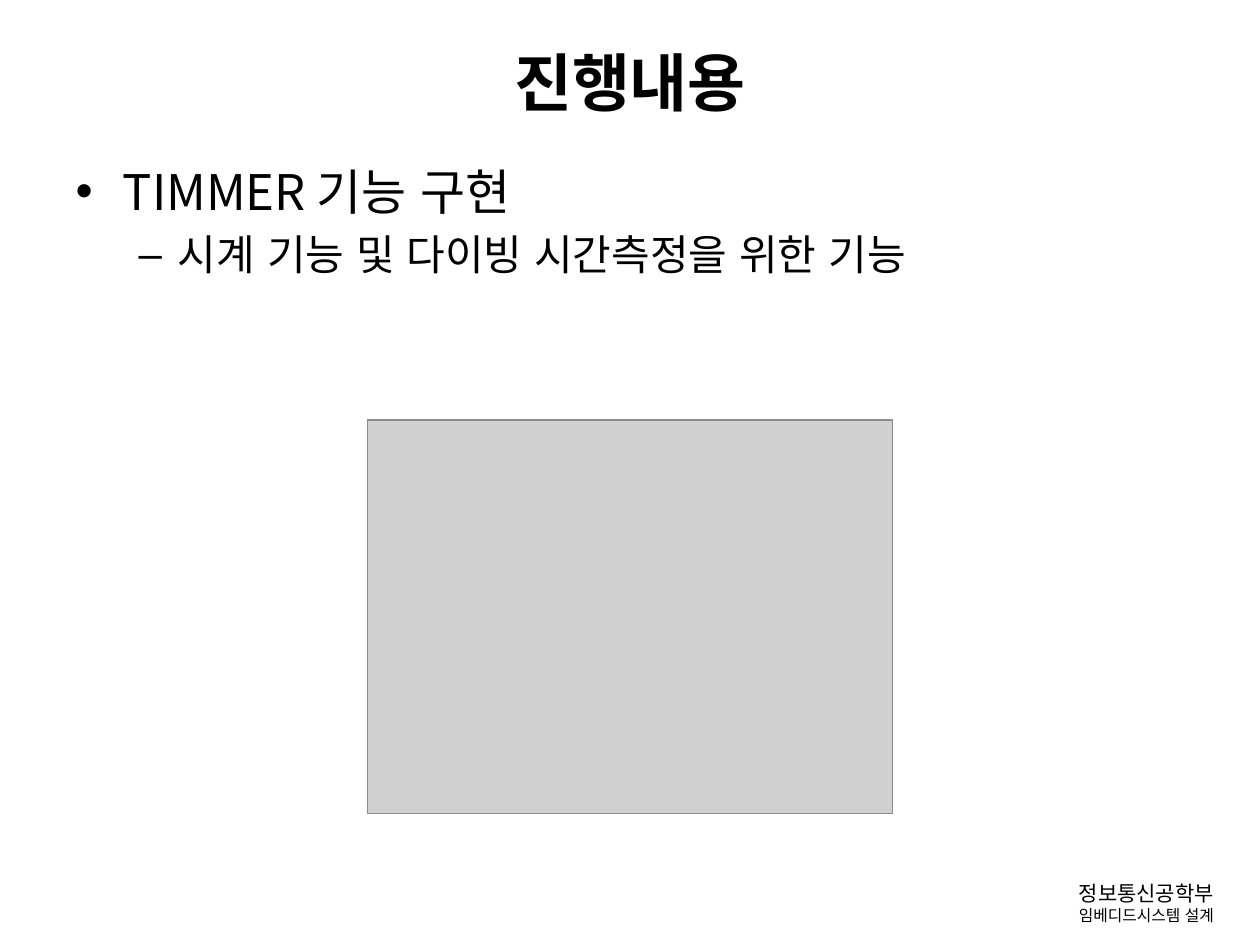
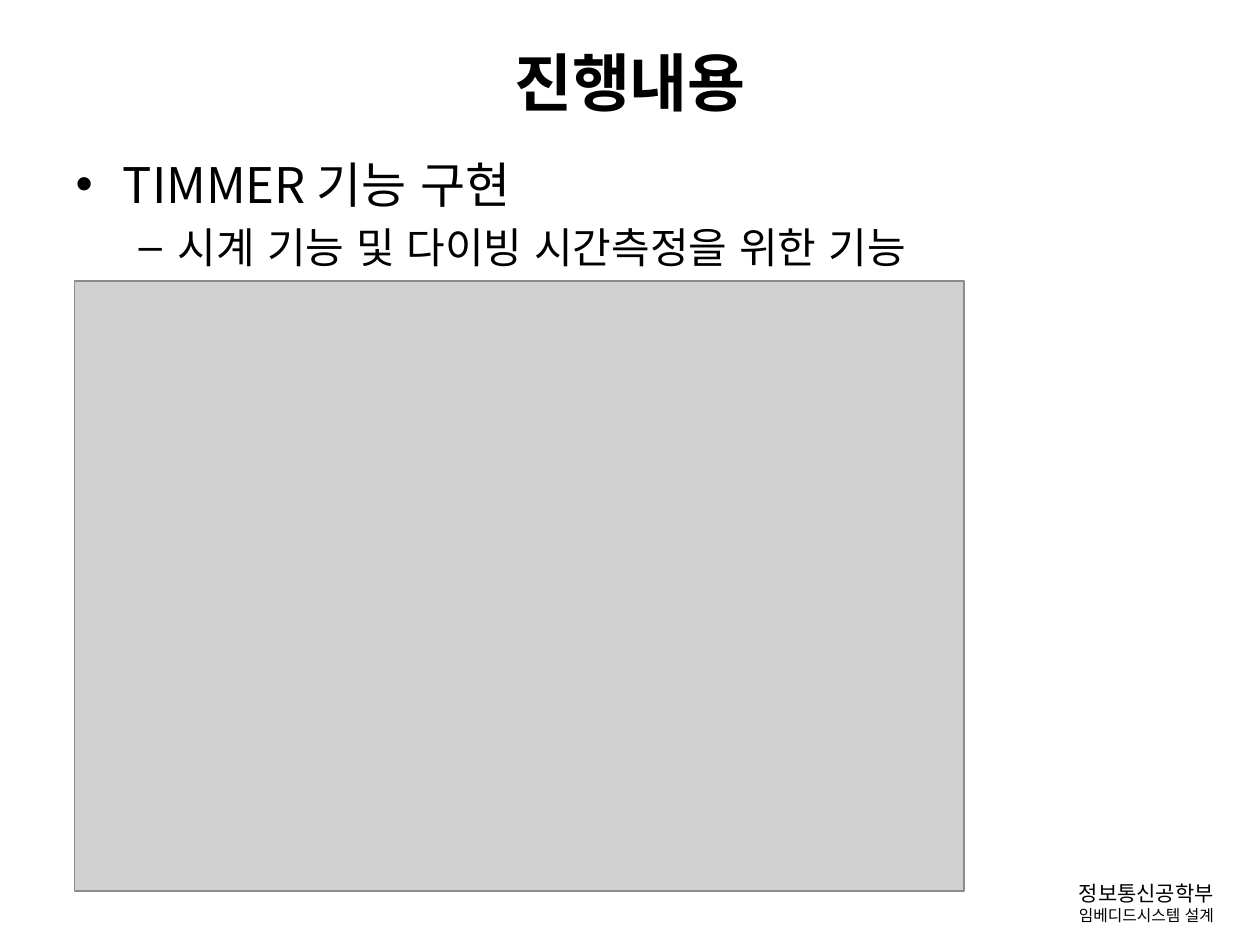
Before and after one commit to gusghrlrl101/Diving-Computer, a slide deck: slide 8 of 발표관련/임베디드_중간보고.pptx. Drawn at 1260x945 pixels with LibreOffice and Linux fonts; fonts in the diff are those of the drawing; grey boxes stand for pictures; background and template pictures are left out. Boxes give left, top, right and bottom in pixels: in the first picture for what was removed or moved away, otherwise in the second. Text is boxed around its words. In the diff, an @@ line names an element or a change of style, - is before the commit and + after.

```diff
--- a/발표관련/임베디드_중간보고.pptx
+++ b/발표관련/임베디드_중간보고.pptx
@@ text "TIMMER 기능 구현": place and size @@
-text "TIMMER 기능 구현" at bbox=[123, 169, 905, 274]
+text "TIMMER 기능 구현" at bbox=[123, 162, 905, 267]
@@ picture: place and size @@
-picture at bbox=[368, 420, 893, 813]
+picture at bbox=[74, 281, 964, 891]
```
Also in this commit, not shown: 10 other slides changed, 4 slides added.
